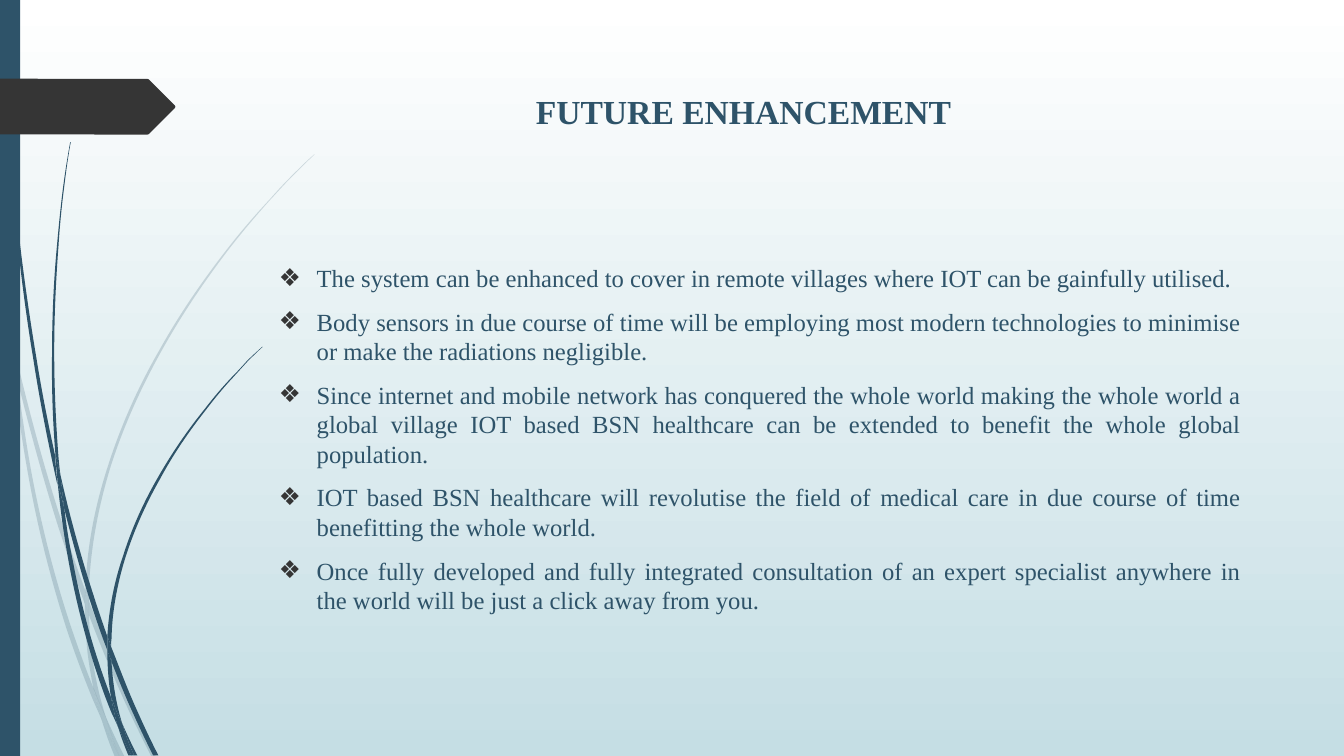
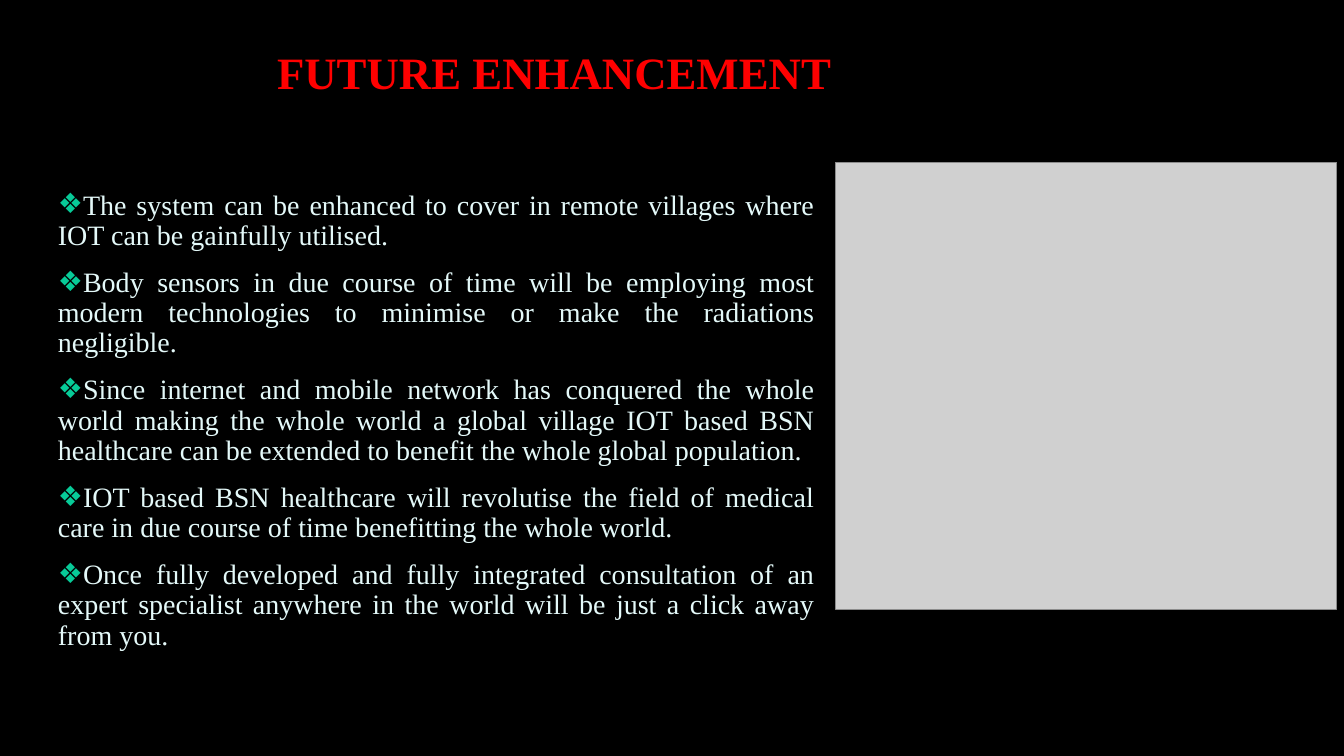
Before and after one commit to Lekshmisr95/body-sensor-network, a slide deck: slide 18 of PPT.pptx (slide 23 before the commit). Drawn at 1344x756 pixels with LibreOffice and Linux fonts; fonts in the diff are those of the drawing; grey boxes stand for pictures; background and template pictures are left out. Boxes give left, top, right and bottom in pixels: in the first picture for what was removed or moved away, otherwise in the second. Text is boxed around its words. In the diff, an @@ line names an element or a change of style, - is before the commit and + after.

```diff
--- a/PPT.pptx
+++ b/PPT.pptx
@@ background gradient #FFFFFF to #C5DEE5 to picture (left out) @@
@@ rectangle removed at (x1=0, y1=0, x2=20, y2=756) @@
@@ title "FUTURE ENHANCEMENT" moved from (x1=536, y1=101, x2=951, y2=125) to (x1=277, y1=59, x2=830, y2=90) @@
@@ title "FUTURE ENHANCEMENT" at (x1=277, y1=59, x2=830, y2=90): size 24 to 32 pt, text colour #2E5369 to #FF0000; line spacing 1 to 0.8; vertical alignment top to bottom @@
@@ freeform shape removed at (x1=0, y1=79, x2=175, y2=134) @@
@@ picture added at (x1=836, y1=162, x2=1337, y2=609) @@
@@ subtitle "The system can be enhanced ..." moved from (x1=317, y1=269, x2=1240, y2=615) to (x1=58, y1=195, x2=814, y2=646) @@
@@ subtitle "The system can be enhanced ..." at (x1=58, y1=195, x2=814, y2=646): size 17.6 to 20 pt, text colour #2E5369 to #E4F9F9; indent changed; line spacing 1 to 0.9; more space between paragraphs; bullet colour #353535 to #07CB98 @@
@@ group removed at (x1=0, y1=154, x2=315, y2=756): 10 freeform shapes @@
@@ group removed at (x1=3, y1=0, x2=262, y2=756): 12 freeform shapes @@
```
Also in this commit, not shown: 13 other slides changed, 4 slides added, 9 slides removed, 4 other files.
